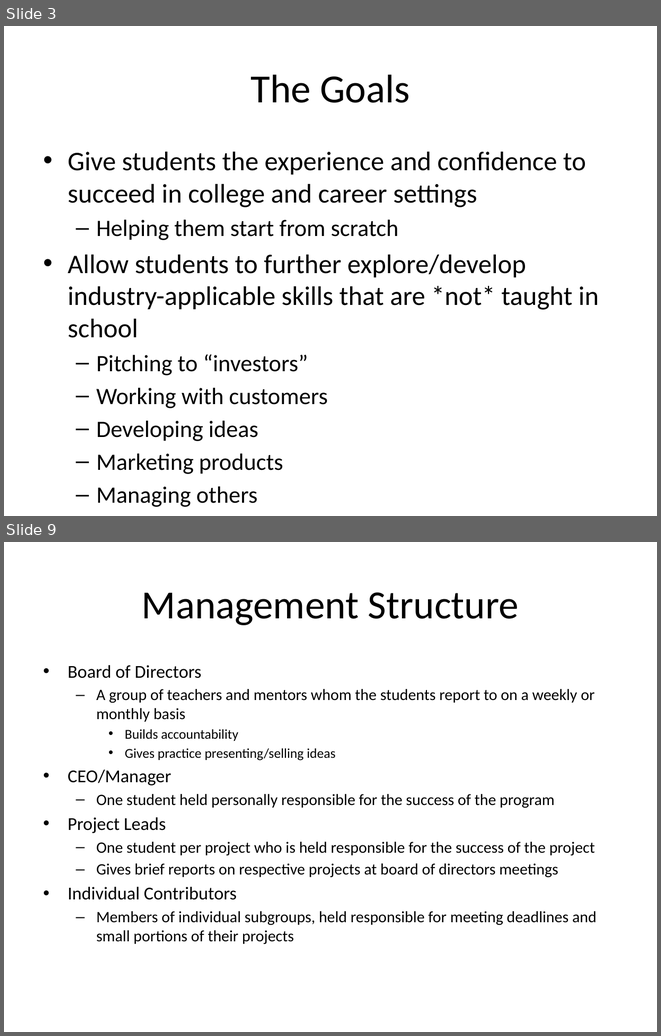
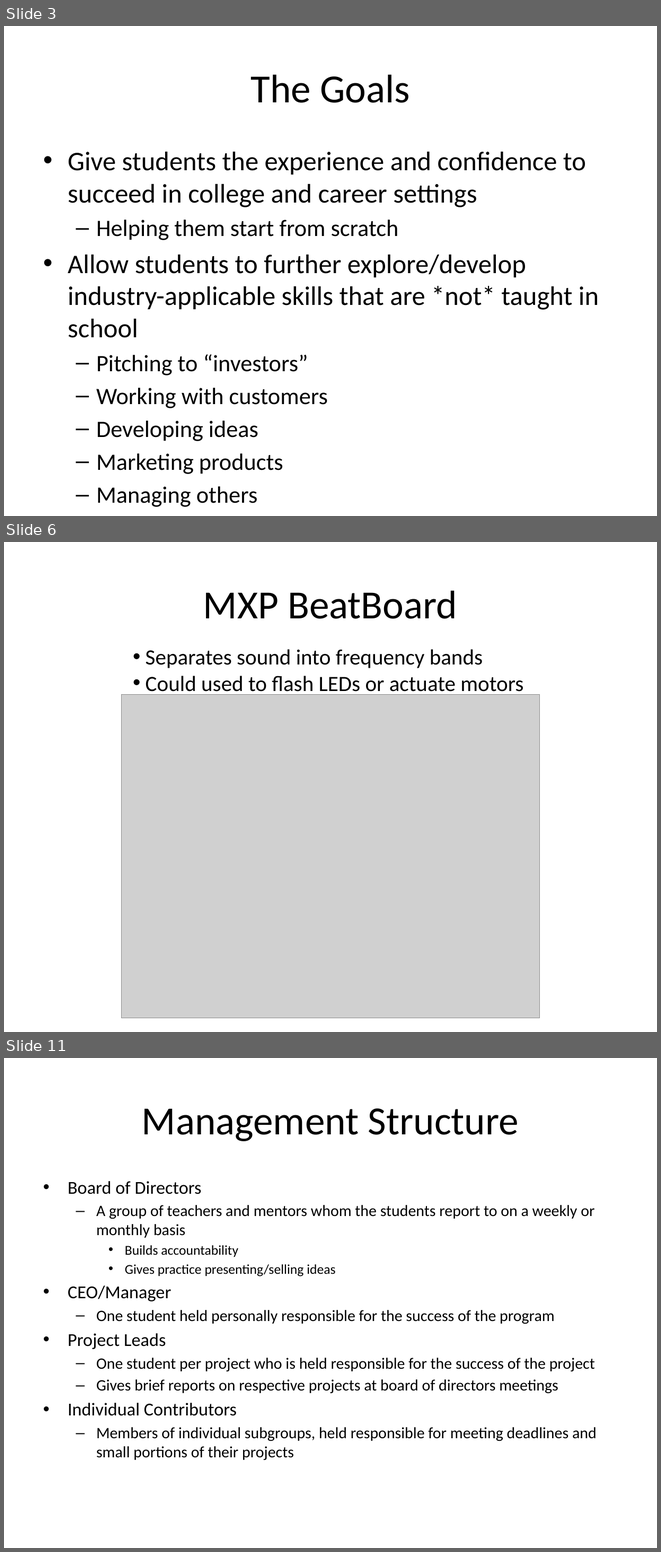
Before and after one commit to ChapResearch/ChapR, a slide deck: ChaprSVN/Promo/Chap Research 2015 Kickoff Presentation.pptx. Shown one above the other, each under a label of ours: slides 3 and 9 before the commit, slides 3, 6 and 11 after it; the slides between them are not shown. The pictures are 661x1036 and 661x1552 pixels, drawn with LibreOffice and Linux fonts; fonts in the diff are those of the drawing; grey boxes stand for pictures. Boxes give left, top, right and bottom in pixels: in the first picture for what was removed or moved away, otherwise in the second. Text is boxed around its words. In the diff, an @@ line names an element or a change of style, - is before the commit and + after.

```diff
--- a/ChaprSVN/Promo/Chap Research 2015 Kickoff Presentation.pptx
+++ b/ChaprSVN/Promo/Chap Research 2015 Kickoff Presentation.pptx
@@ slide 6 added at (4,542,657,1032), background #FFFFFF @@
@@ title added at (203,590,457,619), 44 pt, text #000000 @@
+MXP BeatBoard
@@ text added at (146,649,523,696), 24 pt, text #000000 @@
+• Separates sound into frequency bands
+• Could used to flash LEDs or actuate motors
@@ picture added at (122,694,540,1017) @@
@@ what was slide 9 is now slide 11 @@
```
Also in this commit, not shown: 8 slides changed, 2 other slides added, 1 slide removed.
